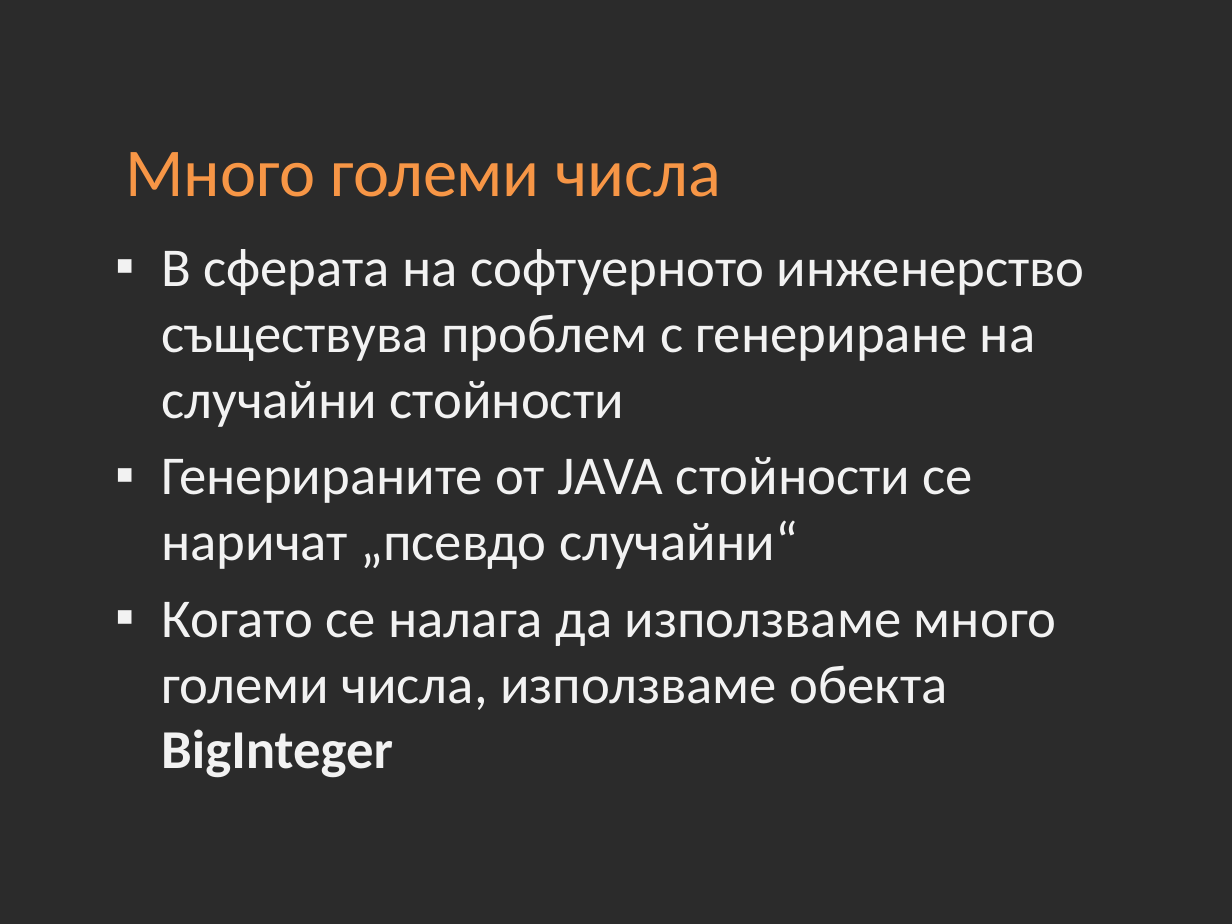
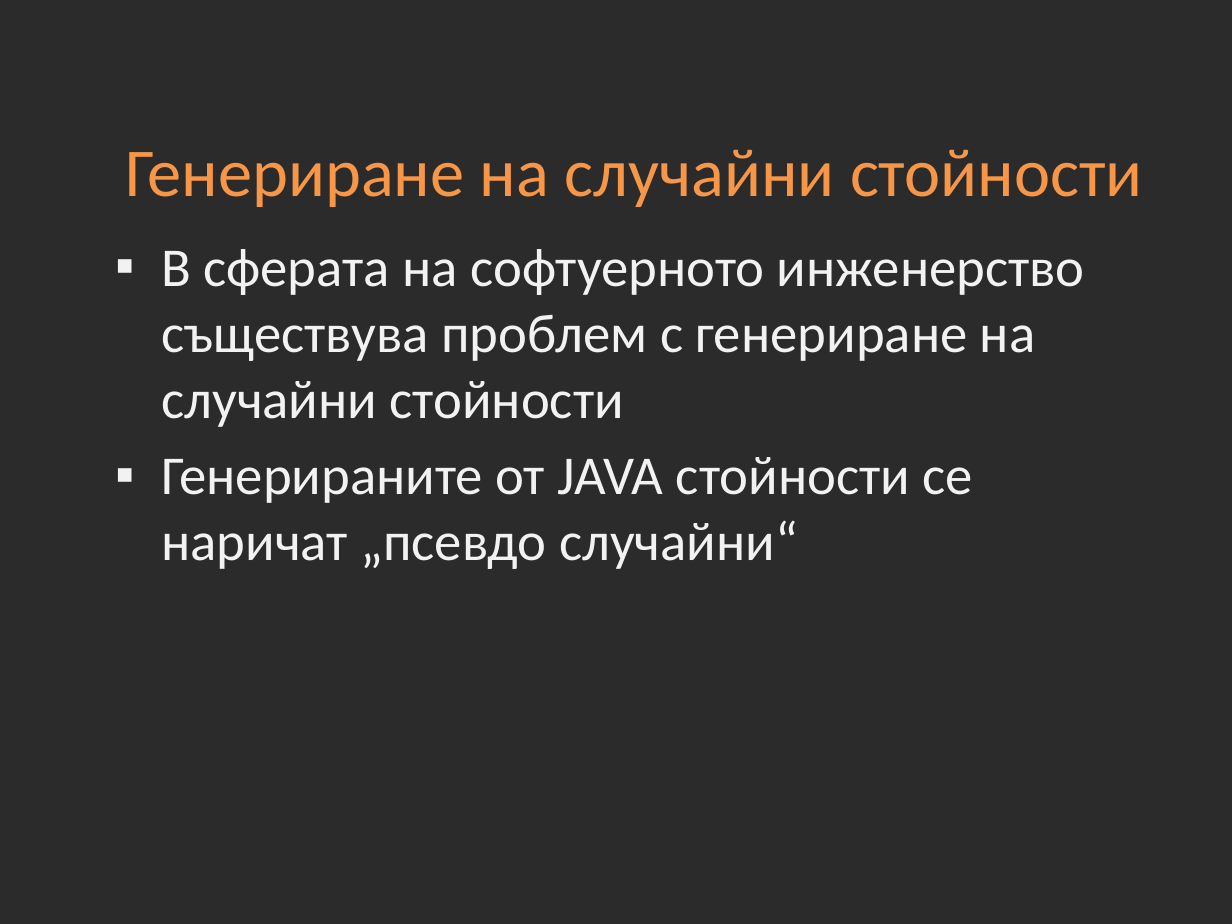
Before and after one commit to Academy-Soft-Intellect/Java-Course, a slide deck: slide 18 of 08-Methods-and-Recursion.pptx (slide 20 before the commit). Drawn at 1232x924 pixels with LibreOffice and Linux fonts; fonts in the diff are those of the drawing; background and template pictures are left out; a plain dark background stands for a picture behind light text. Boxes give left, top, right and bottom in pixels: in the first picture for what was removed or moved away, otherwise in the second. Text is boxed around its words. In the diff, an @@ line names an element or a change of style, - is before the commit and + after.

```diff
--- a/08-Methods-and-Recursion.pptx
+++ b/08-Methods-and-Recursion.pptx
@@ title at [125,149,1143,207]: text changed @@
-Много големи числа
+Генериране на случайни стойности
@@ text at [161,602,1056,778]: paragraph removed @@
-▪ Когато се налага да използваме много големи числа, използваме обекта BigInteger
```
Also in this commit, not shown: 4 other slides changed, 1 slide added, 5 other files.
